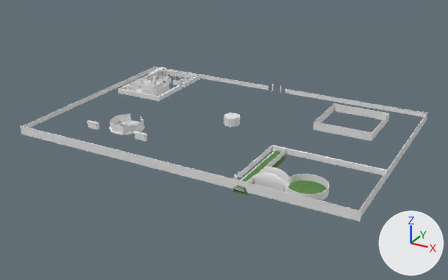
One commit to the glTF model public/assets/modelos/plazaPrincipal_colisiones.glb: the scene before it, then after it.
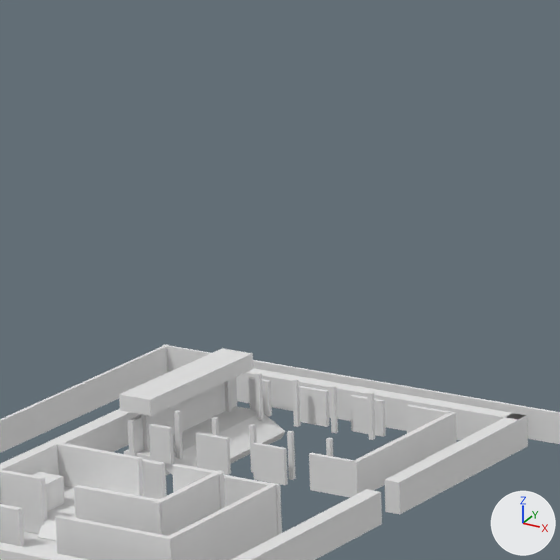
There are two pictures of each version: one whole from a 50 mm lens placed at (195.0, -475.6, 167.9), pointed at (-0.3, -120.5, -9.6), one close up on the part from 30% to 46% of the width and 8% to 33% of the height. Lighting does not change. The marker at lower right points along +X, +Y and +Z. The first two pictures are the older version. Where no turn or scale is listed for an object, it has been applied to the vertices.

In view in the first close-up: 'caja_colision_i.001', 'caja_colision_i.002', 'caja_colision_i.009', 'caja_colision_i.011', 'caja_colision_i.012', 'caja_colision_i.014', 'caja_colision_i.027', 'caja_colision_i.033', 'caja_colision_i.035', 'caja_colision_i.040', 'caja_colision_i.065', 'colision_escalera' and 35 more.
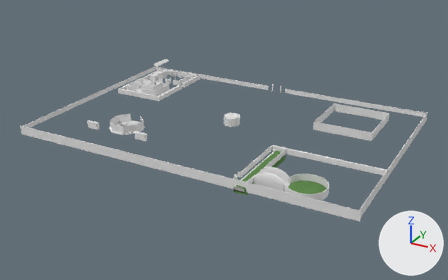
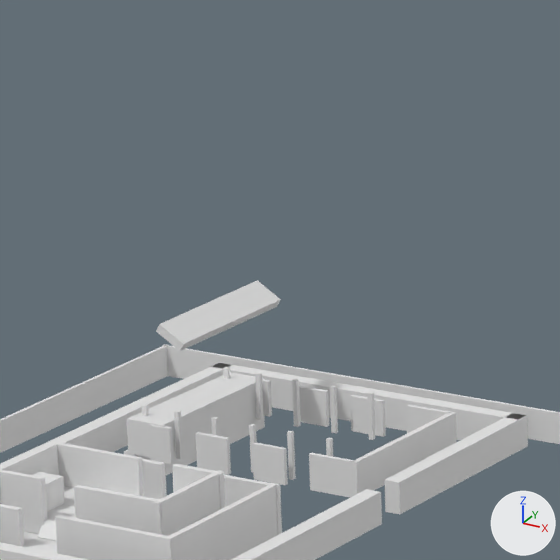
What differs and where, as boxes [x1, y1, x2, y2] in the close-ups (560 x 560 px):
'caja_colision_i.065', moved, rescaled (25% taller)
    before: [119, 348, 253, 416]
    after: [127, 372, 265, 457]
'colision_escalera', moved
    before: [165, 414, 286, 475]
    after: [156, 280, 281, 351]
'caja_colision_i.041', unchanged, covered by the edit
    before: [128, 377, 237, 456]
    after: [128, 421, 135, 456]

The change, as a diff of the scene's bpy script:
```diff
--- a/public/assets/modelos/plazaPrincipal_colisiones.glb.py
+++ b/public/assets/modelos/plazaPrincipal_colisiones.glb.py
@@ ob_caja_colision_i_065 @@
 ob_caja_colision_i_065 = bpy.data.objects.new('caja_colision_i.065', me_cubo_064)
-ob_caja_colision_i_065.location = (-105.42, -49.19, 6.09)
+ob_caja_colision_i_065.location = (-104.26, -49.19, 2.45)
 ob_caja_colision_i_065.rotation_euler = (-1.571, 1.564, -1.571)  # degrees (-90, 90, -90)
-ob_caja_colision_i_065.scale = (0.903, 9.83, 2.0)
+ob_caja_colision_i_065.scale = (1.93, 9.83, 2.34)
@@ ob_colision_escalera @@
 ob_colision_escalera = bpy.data.objects.new('colision_escalera', me_cubo_072)
-ob_colision_escalera.location = (-100.72, -49.38, -0.72)
+ob_colision_escalera.location = (-100.72, -49.38, 14.28)
 ob_colision_escalera.rotation_euler = (-0.00114, 1.034, -3.139)  # degrees (-0.1, 59, -180)
```
